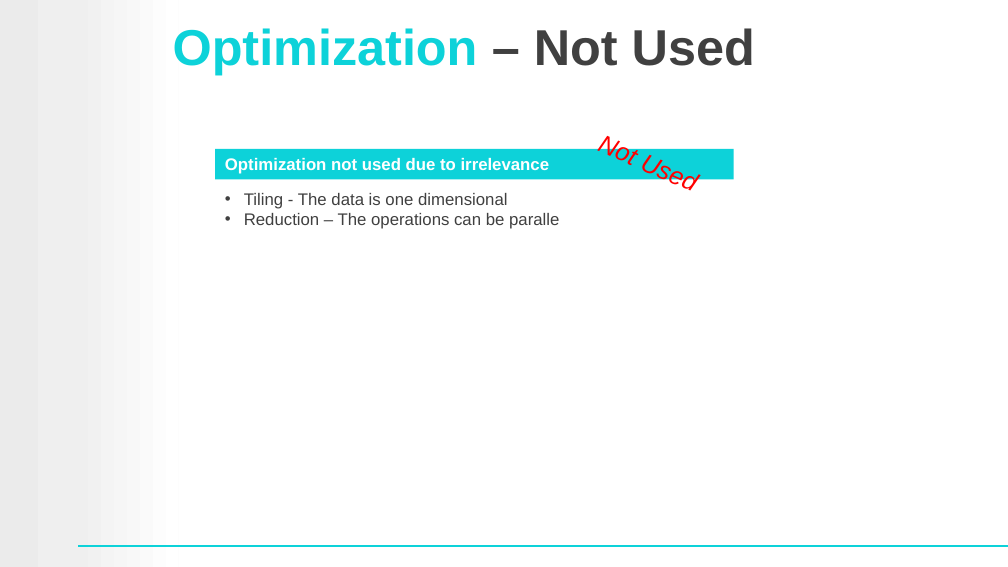
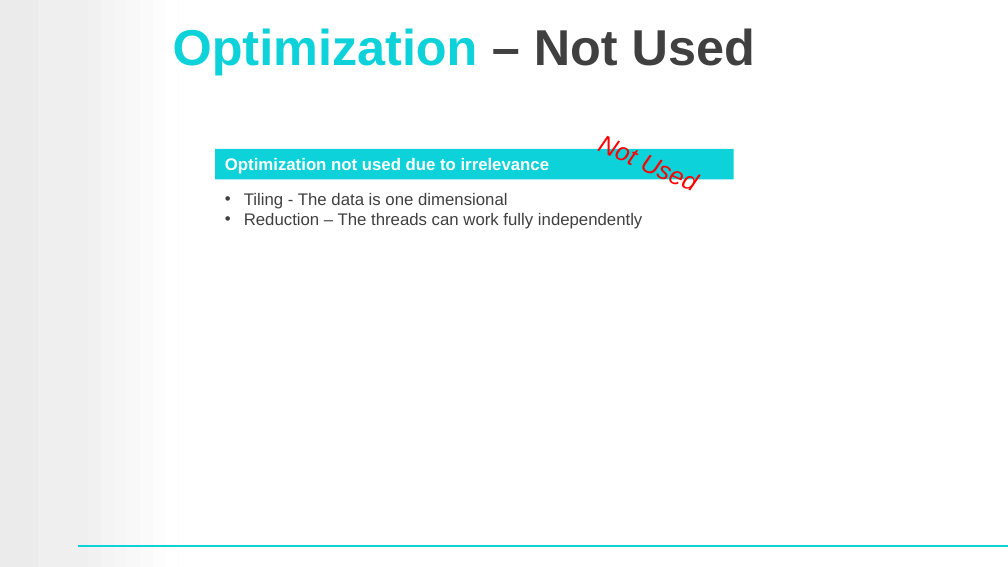
Before and after one commit to raneldan/aho-corasick, a slide deck: slide 17 of Aho-Corasick-Parallel.pptx. Drawn at 1008x567 pixels with LibreOffice and Linux fonts; fonts in the diff are those of the drawing; background and template pictures are left out. Boxes give left, top, right and bottom in pixels: in the first picture for what was removed or moved away, otherwise in the second. Text is boxed around its words. In the diff, an @@ line names an element or a change of style, - is before the commit and + after.

```diff
--- a/Aho-Corasick-Parallel.pptx
+++ b/Aho-Corasick-Parallel.pptx
@@ text at box(244, 213, 642, 229): text changed @@
-• Reduction – The operations can be paralle
+• Reduction – The threads can work fully independently
```
Also in this commit, not shown: 1 other slide changed.
